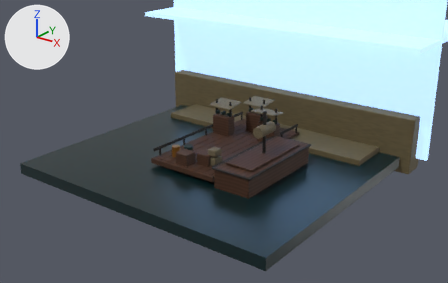
What one commit did to the Blender file assets/history/source/market-port.blend.
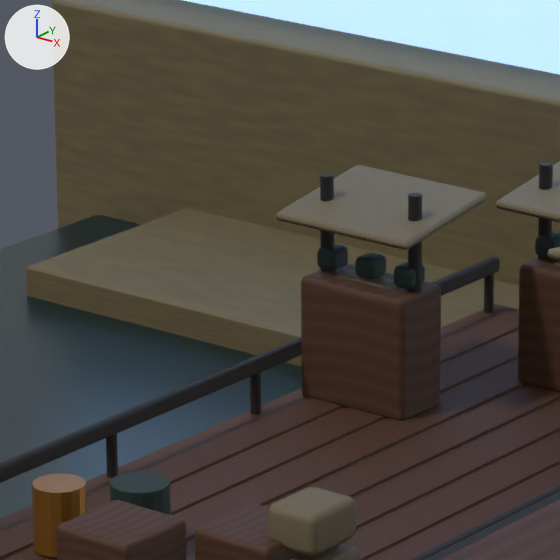
There are two pictures of each version: one whole from a 50 mm lens placed at (16.0, -20.66, 10.54), pointed at (-0.04, 0.35, 0.55), one close up on the part from 37% to 56% of the width and 26% to 56% of the height. Lighting does not change. The marker at upper left points along +X, +Y and +Z. The last two pictures show the newer version.

In view in the first close-up: 'Dermaga', 'Dermaga.001', 'Dermaga.002', 'Dermaga.003', 'Dermaga.004', 'Dermaga.018', 'Distant shore', 'Harbor water', 'Lapak pasar.008', 'Lapak pasar.012', 'Open sky backdrop', 'Sandy shore bank' and 27 more.
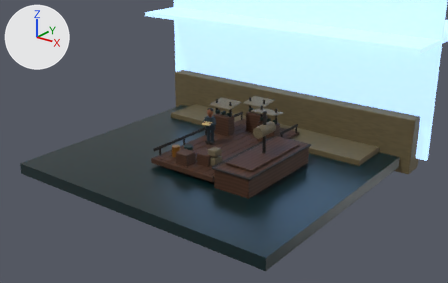
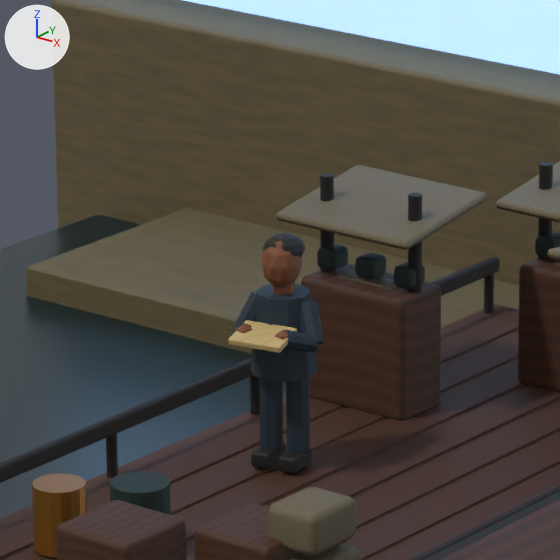
Where the change shows, as pixel boxes (x1, y1, x2, y2) in the close-ups (560 x 560 px):
'Figure unmarked tunic', added
    after: (250, 284, 318, 382)
'Figure trouser.001', added
    after: (286, 378, 310, 453)
'Figure trouser', added
    after: (259, 378, 283, 449)
'Figure anonymous head', added (brown)
    after: (261, 236, 302, 287)
'Figure illustrative blank folio', added (brown)
    after: (228, 320, 297, 353)
'Figure upper sleeve.001', added
    after: (300, 301, 324, 345)
'Figure shoe.001', added
    after: (278, 448, 312, 474)
'Figure simple hair', added
    after: (263, 233, 305, 258)
'Figure shoe', added
    after: (251, 443, 286, 469)
'Figure lower sleeve.001', added
    after: (285, 330, 319, 353)
'Figure upper sleeve', added
    after: (233, 291, 257, 329)
'Figure collar', added (mostly hidden)
    after: (273, 282, 294, 295)
'Figure hand', added
    after: (236, 323, 253, 333)
'Figure hand.001', added
    after: (275, 329, 291, 346)

What changed in the scene script:
```text
Add ob_figure_illustrative_blank_folio:
    ob_figure_illustrative_blank_folio = bpy.data.objects.new('Figure illustrative blank folio', me_cube_044)  # 56 vertices, 54 faces; spans x -0.2..0.2, y -0.14..0.14, z -0.022..0.022; in mat_illustrative_parchment (picture img_illustrative_parchment_surface); modifiers WEIGHTED_NORMAL
    ob_figure_illustrative_blank_folio.parent = ob_ambient_figure
    ob_figure_illustrative_blank_folio.location = (0.0, -0.32, 1.04)
    ob_figure_illustrative_blank_folio.rotation_euler = (0.22, 0.0, 0.0)  # degrees (13, 0, 0)
Add ob_ambient_figure:
    ob_ambient_figure = bpy.data.objects.new('ambient_figure', None)
    ob_ambient_figure.location = (-0.75, 0.25, 0.35)
    ob_ambient_figure.rotation_euler = (0.0, 0.0, 0.2)  # degrees (0, 0, 11)
Add ob_figure_hand_001:
    ob_figure_hand_001 = bpy.data.objects.new('Figure hand.001', me_icosphere_002)  # an icosphere of 20 faces spanning x -0.0608..0.0608, y -0.0578..0.0578, z -0.068..0.068; in mat_illustrative_figure_warm_clay (picture img_illustrative_figure_warm_clay_surface)
    ob_figure_hand_001.parent = ob_ambient_figure
    ob_figure_hand_001.location = (0.15, -0.3, 1.04)
Add ob_figure_lower_sleeve_001:
    ob_figure_lower_sleeve_001 = bpy.data.objects.new('Figure lower sleeve.001', me_cylinder_036)  # an 8-sided cylinder along z spanning x -0.065..0.065, y -0.065..0.065, z -0.126..0.126; in mat_illustrative_figure_indigo_cloth (picture img_illustrative_figure_indigo_cloth_surface)
    ob_figure_lower_sleeve_001.parent = ob_ambient_figure
    ob_figure_lower_sleeve_001.location = (0.215, -0.2, 1.0)
    ob_figure_lower_sleeve_001.rotation_euler = (1.247, 0.0, -0.576)  # degrees (71, 0, -33)
Add ob_figure_upper_sleeve_001:
    ob_figure_upper_sleeve_001 = bpy.data.objects.new('Figure upper sleeve.001', me_cylinder_035)  # an 8-sided cylinder along z spanning x -0.075..0.075, y -0.075..0.075, z -0.144..0.144; in mat_illustrative_figure_indigo_cloth (picture img_illustrative_figure_indigo_cloth_surface)
    ob_figure_upper_sleeve_001.parent = ob_ambient_figure
    ob_figure_upper_sleeve_001.location = (0.23, -0.05, 1.085)
    ob_figure_upper_sleeve_001.rotation_euler = (2.627, 0.0, 0.785)  # degrees (151, 0, 45)
Add ob_figure_hand:
    ob_figure_hand = bpy.data.objects.new('Figure hand', me_icosphere_002.copy())
    ob_figure_hand.parent = ob_ambient_figure
    ob_figure_hand.location = (-0.15, -0.3, 1.04)
Add ob_figure_upper_sleeve:
    ob_figure_upper_sleeve = bpy.data.objects.new('Figure upper sleeve', me_cylinder_033)  # an 8-sided cylinder along z spanning x -0.075..0.075, y -0.075..0.075, z -0.144..0.144; in mat_illustrative_figure_indigo_cloth (picture img_illustrative_figure_indigo_cloth_surface)
    ob_figure_upper_sleeve.parent = ob_ambient_figure
    ob_figure_upper_sleeve.location = (-0.23, -0.05, 1.085)
    ob_figure_upper_sleeve.rotation_euler = (2.627, 0.0, -0.785)  # degrees (151, 0, -45)
Add ob_figure_simple_hair:
    ob_figure_simple_hair = bpy.data.objects.new('Figure simple hair', me_sphere)  # a UV sphere (12 segments, 6 rings, poles along z) spanning x -0.155..0.155, y -0.155..0.155, z -0.155..0.155; in mat_illustrative_figure_dark_umber (picture img_illustrative_figure_dark_umber_surface)
    ob_figure_simple_hair.parent = ob_ambient_figure
    ob_figure_simple_hair.location = (0.0, 0.012, 1.58)
    ob_figure_simple_hair.scale = (0.95, 0.97, 0.65)
Add ob_figure_anonymous_head:
    ob_figure_anonymous_head = bpy.data.objects.new('Figure anonymous head', me_icosphere)  # an icosphere of 80 faces spanning x -0.152..0.152, y -0.16..0.16, z -0.16..0.16; in mat_illustrative_figure_warm_clay (picture img_illustrative_figure_warm_clay_surface)
    ob_figure_anonymous_head.parent = ob_ambient_figure
    ob_figure_anonymous_head.location = (0.0, -0.025, 1.49)
    ob_figure_anonymous_head.scale = (0.88, 0.95, 1.17)
Add ob_figure_collar:
    ob_figure_collar = bpy.data.objects.new('Figure collar', me_cylinder_032)  # a 10-sided cylinder along z spanning x -0.071..0.071, y -0.075..0.075, z -0.065..0.065; in mat_illustrative_figure_warm_clay (picture img_illustrative_figure_warm_clay_surface)
    ob_figure_collar.parent = ob_ambient_figure
    ob_figure_collar.location = (0.0, 0.0, 1.3)
Add ob_figure_unmarked_tunic:
    ob_figure_unmarked_tunic = bpy.data.objects.new('Figure unmarked tunic', me_cone)  # a 10-sided cut cone along z (radius 0.24 at the low end, 0.19 at the high end) spanning x -0.228..0.228, y -0.24..0.24, z -0.29..0.29; in mat_illustrative_figure_indigo_cloth (picture img_illustrative_figure_indigo_cloth_surface)
    ob_figure_unmarked_tunic.parent = ob_ambient_figure
    ob_figure_unmarked_tunic.location = (0.0, 0.0, 0.98)
Add ob_figure_trouser_001:
    ob_figure_trouser_001 = bpy.data.objects.new('Figure trouser.001', me_cylinder_031)  # an 8-sided cylinder along z spanning x -0.085..0.085, y -0.085..0.085, z -0.31..0.31; in mat_illustrative_figure_indigo_cloth (picture img_illustrative_figure_indigo_cloth_surface)
    ob_figure_trouser_001.parent = ob_ambient_figure
    ob_figure_trouser_001.location = (0.105, 0.0, 0.43)
    ob_figure_trouser_001.rotation_euler = (0.0, 0.0, -3.142)  # degrees (0, 0, -180)
Add ob_figure_shoe_001:
    ob_figure_shoe_001 = bpy.data.objects.new('Figure shoe.001', me_cube_043)  # 56 vertices, 54 faces; spans x -0.075..0.075, y -0.14..0.14, z -0.06..0.06; in mat_illustrative_figure_dark_umber (picture img_illustrative_figure_dark_umber_surface); modifiers WEIGHTED_NORMAL
    ob_figure_shoe_001.parent = ob_ambient_figure
    ob_figure_shoe_001.location = (0.105, -0.05, 0.06)
Add ob_figure_trouser:
    ob_figure_trouser = bpy.data.objects.new('Figure trouser', me_cylinder_031.copy())
    ob_figure_trouser.parent = ob_ambient_figure
    ob_figure_trouser.location = (-0.105, 0.0, 0.43)
    ob_figure_trouser.rotation_euler = (0.0, 0.0, -3.142)  # degrees (0, 0, -180)
Add ob_figure_shoe:
    ob_figure_shoe = bpy.data.objects.new('Figure shoe', me_cube_043.copy())  # modifiers WEIGHTED_NORMAL
    ob_figure_shoe.parent = ob_ambient_figure
    ob_figure_shoe.location = (-0.105, -0.05, 0.06)
```
